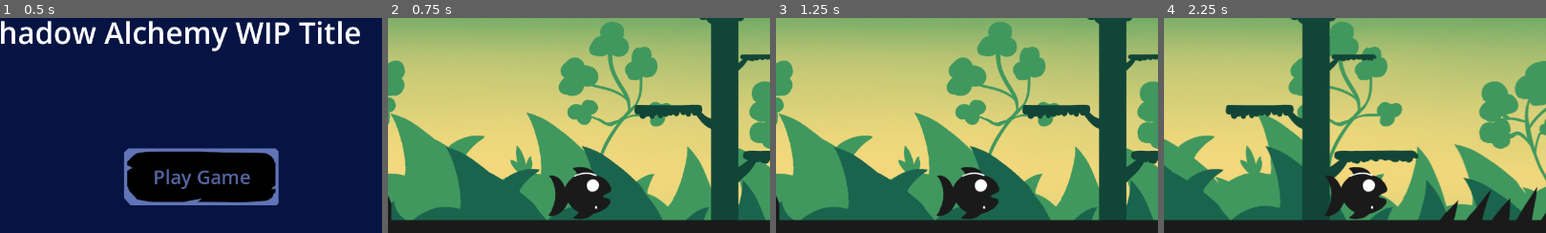
Above: before the commit, frames 1-4 (left to right).
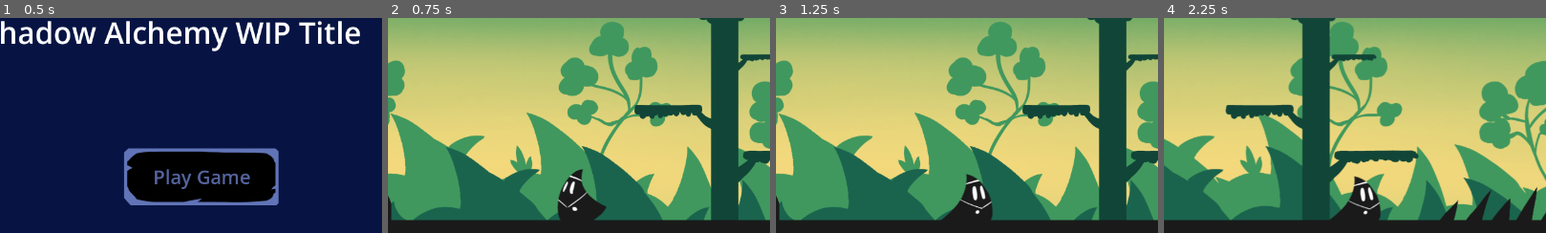
Above: after the commit, the same moments.

Repository: NicholasFlood2000/PirateSoftwareShadowAlchemy
Game: Godot game, scene res://Scenes/MainMenu.tscn
Same seed, same stepped clock (60 frames per second), same inputs: the game is played once before the commit and once after it.
Inputs:
- Up to frame 1 (0.5 s): no input
- Up to frame 2 (0.75 s): click "Play Game" at 0.5 s
- Up to frame 3 (1.25 s): no input
- Up to frame 4 (2.25 s): tap Enter at 1.25 s; hold D (MoveRight) from 1.28 s (still down); tap J (Interact) at 1.35, 2.1 s; tap Space (Jump) at 1.52 s
The pictures show only the part of the screen within x 25-75%, y 9-59%; the shares and areas given below are measured in that part.

Frame 1 is identical in both runs. In frame 2, 1.9% of the frame differs, in the area x 42-59%, y 69-95%; in frame 3, 2.2%; in frame 4, 2.3%.

Commit message:
Quickly fixed the animations

Diff:
--- a/Scenes/Levels/test/TestTest.tscn
+++ b/Scenes/Levels/test/TestTest.tscn
@@ -19,7 +19,7 @@
 [ext_resource type="PackedScene" uid="uid://clanr00r131n7" path="res://Scenes/Objects/PowerFlowers/EarthPowerFlower.tscn" id="16_qdpbp"]
 [ext_resource type="PackedScene" uid="uid://dxs8oe7i6o6lr" path="res://Scenes/Objects/PowerFlowers/WaterPowerFlower.tscn" id="17_15tqw"]
 
-[node name="BaseLevel" instance=ExtResource("1_wranl")]
+[node name="BaseLevel2" instance=ExtResource("1_wranl")]
 
 [node name="TileMap" parent="." index="3"]
 layer_0/z_index = 11
--- a/Scenes/player.tscn
+++ b/Scenes/player.tscn
@@ -133,6 +133,18 @@
 "update": 1,
 "values": [0]
 }
+tracks/10/type = "value"
+tracks/10/imported = false
+tracks/10/enabled = true
+tracks/10/path = NodePath("sprite/player_sprite:visible")
+tracks/10/interp = 1
+tracks/10/loop_wrap = true
+tracks/10/keys = {
+"times": PackedFloat32Array(0),
+"transitions": PackedFloat32Array(1),
+"update": 1,
+"values": [true]
+}
 
 [sub_resource type="Animation" id="Animation_3ocei"]
 resource_name = "climbing"
@@ -208,6 +220,18 @@
 "update": 1,
 "values": [false]
 }
+tracks/6/type = "value"
+tracks/6/imported = false
+tracks/6/enabled = true
+tracks/6/path = NodePath("sprite/player_sprite:visible")
+tracks/6/interp = 1
+tracks/6/loop_wrap = true
+tracks/6/keys = {
+"times": PackedFloat32Array(0),
+"transitions": PackedFloat32Array(1),
+"update": 1,
+"values": [true]
+}
 
 [sub_resource type="Animation" id="Animation_gx30m"]
 resource_name = "climbing_idle"
@@ -282,6 +306,18 @@
 "transitions": PackedFloat32Array(1),
 "update": 1,
 "values": [false]
+}
+tracks/6/type = "value"
+tracks/6/imported = false
+tracks/6/enabled = true
+tracks/6/path = NodePath("sprite/player_sprite:visible")
+tracks/6/interp = 1
+tracks/6/loop_wrap = true
+tracks/6/keys = {
+"times": PackedFloat32Array(0),
+"transitions": PackedFloat32Array(1),
+"update": 1,
+"values": [true]
 }
 
 [sub_resource type="Animation" id="Animation_7cwi4"]
@@ -359,6 +395,111 @@
 "update": 1,
 "values": [false]
 }
+tracks/6/type = "value"
+tracks/6/imported = false
+tracks/6/enabled = true
+tracks/6/path = NodePath("sprite/player_sprite:visible")
+tracks/6/interp = 1
+tracks/6/loop_wrap = true
+tracks/6/keys = {
+"times": PackedFloat32Array(0),
+"transitions": PackedFloat32Array(1),
+"update": 1,
+"values": [true]
+}
+
+[sub_resource type="Animation" id="Animation_bquhx"]
+resource_name = "fish_idle"
+tracks/0/type = "value"
+tracks/0/imported = false
+tracks/0/enabled = true
+tracks/0/path = NodePath("sprite/mole_sprite:visible")
+tracks/0/interp = 1
+tracks/0/loop_wrap = true
+tracks/0/keys = {
+"times": PackedFloat32Array(0),
+"transitions": PackedFloat32Array(1),
+"update": 1,
+"values": [false]
+}
+tracks/1/type = "value"
+tracks/1/imported = false
+tracks/1/enabled = true
+tracks/1/path = NodePath("sprite/fish_sprite:visible")
+tracks/1/interp = 1
+tracks/1/loop_wrap = true
+tracks/1/keys = {
+"times": PackedFloat32Array(0),
+"transitions": PackedFloat32Array(1),
+"update": 1,
+"values": [true]
+}
+tracks/2/type = "value"
+tracks/2/imported = false
+tracks/2/enabled = true
+tracks/2/path = NodePath("sprite/player_sprite:visible")
+tracks/2/interp = 1
+tracks/2/loop_wrap = true
+tracks/2/keys = {
+"times": PackedFloat32Array(0),
+"transitions": PackedFloat32Array(1),
+"update": 1,
+"values": [false]
+}
+
+[sub_resource type="Animation" id="Animation_pej5s"]
+resource_name = "fish_swim"
+length = 0.2
+loop_mode = 1
+step = 0.05
+tracks/0/type = "value"
+tracks/0/imported = false
+tracks/0/enabled = true
+tracks/0/path = NodePath("sprite/mole_sprite:visible")
+tracks/0/interp = 1
+tracks/0/loop_wrap = true
+tracks/0/keys = {
+"times": PackedFloat32Array(0),
+"transitions": PackedFloat32Array(1),
+"update": 1,
+"values": [false]
+}
+tracks/1/type = "value"
+tracks/1/imported = false
+tracks/1/enabled = true
+tracks/1/path = NodePath("sprite/fish_sprite:visible")
+tracks/1/interp = 1
+tracks/1/loop_wrap = true
+tracks/1/keys = {
+"times": PackedFloat32Array(0),
+"transitions": PackedFloat32Array(1),
+"update": 1,
+"values": [true]
+}
+tracks/2/type = "value"
+tracks/2/imported = false
+tracks/2/enabled = true
+tracks/2/path = NodePath("sprite/fish_sprite/FinsSheet:frame")
+tracks/2/interp = 1
+tracks/2/loop_wrap = true
+tracks/2/keys = {
+"times": PackedFloat32Array(0, 0.05, 0.1, 0.15),
+"transitions": PackedFloat32Array(1, 1, 1, 1),
+"update": 1,
+"values": [0, 1, 2, 1]
+}
+tracks/3/type = "value"
+tracks/3/imported = false
+tracks/3/enabled = true
+tracks/3/path = NodePath("sprite/player_sprite:visible")
+tracks/3/interp = 1
+tracks/3/loop_wrap = true
+tracks/3/keys = {
+"times": PackedFloat32Array(0),
+"transitions": PackedFloat32Array(1),
+"update": 1,
+"values": [false]
+}
 
 [sub_resource type="Animation" id="Animation_o2tiu"]
 resource_name = "idle"
@@ -446,6 +587,18 @@
 "update": 1,
 "values": [false]
 }
+tracks/7/type = "value"
+tracks/7/imported = false
+tracks/7/enabled = true
+tracks/7/path = NodePath("sprite/player_sprite:visible")
+tracks/7/interp = 1
+tracks/7/loop_wrap = true
+tracks/7/keys = {
+"times": PackedFloat32Array(0),
+"transitions": PackedFloat32Array(1),
+"update": 1,
+"values": [true]
+}
 
 [sub_resource type="Animation" id="Animation_d1fjj"]
 resource_name = "jump"
@@ -533,207 +686,13 @@
 "update": 1,
 "values": [false]
 }
-
-[sub_resource type="Animation" id="Animation_dq5bj"]
-resource_name = "turn_around"
-length = 0.55
-step = 0.05
-tracks/0/type = "value"
-tracks/0/imported = false
-tracks/0/enabled = true
-tracks/0/path = NodePath("sprite/player_sprite:frame")
-tracks/0/interp = 1
-tracks/0/loop_wrap = true
-tracks/0/keys = {
-"times": PackedFloat32Array(0, 0.15, 0.25, 0.4, 0.5),
-"transitions": PackedFloat32Array(1, 1, 1, 1, 1),
-"update": 1,
-"values": [4, 5, 6, 7, 0]
-}
-tracks/1/type = "value"
-tracks/1/imported = false
-tracks/1/enabled = true
-tracks/1/path = NodePath("sprite/player_sprite:rotation")
-tracks/1/interp = 1
-tracks/1/loop_wrap = true
-tracks/1/keys = {
-"times": PackedFloat32Array(0),
-"transitions": PackedFloat32Array(1),
-"update": 0,
-"values": [0.0]
-}
-tracks/2/type = "value"
-tracks/2/imported = false
-tracks/2/enabled = true
-tracks/2/path = NodePath("sprite/player_sprite:position")
-tracks/2/interp = 1
-tracks/2/loop_wrap = true
-tracks/2/keys = {
-"times": PackedFloat32Array(0),
-"transitions": PackedFloat32Array(1),
-"update": 0,
-"values": [Vector2(0, 0)]
-}
-tracks/3/type = "value"
-tracks/3/imported = false
-tracks/3/enabled = true
-tracks/3/path = NodePath("sprite/player_sprite:scale")
-tracks/3/interp = 1
-tracks/3/loop_wrap = true
-tracks/3/keys = {
-"times": PackedFloat32Array(0),
-"transitions": PackedFloat32Array(1),
-"update": 0,
-"values": [Vector2(1, 1)]
-}
-tracks/4/type = "value"
-tracks/4/imported = false
-tracks/4/enabled = true
-tracks/4/path = NodePath("sprite/player_sprite:flip_h")
-tracks/4/interp = 1
-tracks/4/loop_wrap = true
-tracks/4/keys = {
-"times": PackedFloat32Array(0, 0.5),
-"transitions": PackedFloat32Array(1, 1),
-"update": 1,
-"values": [true, false]
-}
-tracks/5/type = "value"
-tracks/5/imported = false
-tracks/5/enabled = true
-tracks/5/path = NodePath("sprite/mole_sprite:visible")
-tracks/5/interp = 1
-tracks/5/loop_wrap = true
-tracks/5/keys = {
-"times": PackedFloat32Array(0),
-"transitions": PackedFloat32Array(1),
-"update": 1,
-"values": [false]
-}
-tracks/6/type = "value"
-tracks/6/imported = false
-tracks/6/enabled = true
-tracks/6/path = NodePath("sprite/fish_sprite:visible")
-tracks/6/interp = 1
-tracks/6/loop_wrap = true
-tracks/6/keys = {
-"times": PackedFloat32Array(0),
-"transitions": PackedFloat32Array(1),
-"update": 1,
-"values": [false]
-}
-
-[sub_resource type="Animation" id="Animation_b7g7h"]
-resource_name = "walk"
-length = 0.4
-loop_mode = 1
-step = 0.05
-tracks/0/type = "value"
-tracks/0/imported = false
-tracks/0/enabled = true
-tracks/0/path = NodePath("sprite/player_sprite:frame")
-tracks/0/interp = 1
-tracks/0/loop_wrap = true
-tracks/0/keys = {
-"times": PackedFloat32Array(0),
-"transitions": PackedFloat32Array(1),
-"update": 1,
-"values": [0]
-}
-tracks/1/type = "value"
-tracks/1/imported = false
-tracks/1/enabled = true
-tracks/1/path = NodePath("sprite/player_sprite:scale")
-tracks/1/interp = 1
-tracks/1/loop_wrap = true
-tracks/1/keys = {
-"times": PackedFloat32Array(0, 0.1, 0.15, 0.3, 0.35),
-"transitions": PackedFloat32Array(2, -0.5, -0.5, 0.5, 0.5),
-"update": 0,
-"values": [Vector2(1, 1), Vector2(1, 0.9), Vector2(1, 0.9), Vector2(1, 1), Vector2(1, 1)]
-}
-tracks/2/type = "value"
-tracks/2/imported = false
-tracks/2/enabled = true
-tracks/2/path = NodePath("sprite/player_sprite:position")
-tracks/2/interp = 1
-tracks/2/loop_wrap = true
-tracks/2/keys = {
-"times": PackedFloat32Array(0, 0.1, 0.15, 0.3, 0.35),
-"transitions": PackedFloat32Array(2, -0.5, -0.5, 0.5, 0.5),
-"update": 0,
-"values": [Vector2(0, 0), Vector2(0, 5), Vector2(0, 5), Vector2(0, 0), Vector2(0, 0)]
-}
-tracks/3/type = "value"
-tracks/3/imported = false
-tracks/3/enabled = true
-tracks/3/path = NodePath("sprite/player_sprite:rotation")
-tracks/3/interp = 1
-tracks/3/loop_wrap = true
-tracks/3/keys = {
-"times": PackedFloat32Array(0),
-"transitions": PackedFloat32Array(1),
-"update": 0,
-"values": [0.0]
-}
-tracks/4/type = "value"
-tracks/4/imported = false
-tracks/4/enabled = true
-tracks/4/path = NodePath("sprite/player_sprite:flip_h")
-tracks/4/interp = 1
-tracks/4/loop_wrap = true
-tracks/4/keys = {
-"times": PackedFloat32Array(0),
-"transitions": PackedFloat32Array(1),
-"update": 1,
-"values": [false]
-}
-tracks/5/type = "value"
-tracks/5/imported = false
-tracks/5/enabled = true
-tracks/5/path = NodePath("sprite/mole_sprite:visible")
-tracks/5/interp = 1
-tracks/5/loop_wrap = true
-tracks/5/keys = {
-"times": PackedFloat32Array(0),
-"transitions": PackedFloat32Array(1),
-"update": 1,
-"values": [false]
-}
-tracks/6/type = "value"
-tracks/6/imported = false
-tracks/6/enabled = true
-tracks/6/path = NodePath("sprite/fish_sprite:visible")
-tracks/6/interp = 1
-tracks/6/loop_wrap = true
-tracks/6/keys = {
-"times": PackedFloat32Array(0),
-"transitions": PackedFloat32Array(1),
-"update": 1,
-"values": [false]
-}
-
-[sub_resource type="Animation" id="Animation_bquhx"]
-resource_name = "fish_idle"
-tracks/0/type = "value"
-tracks/0/imported = false
-tracks/0/enabled = true
-tracks/0/path = NodePath("sprite/mole_sprite:visible")
-tracks/0/interp = 1
-tracks/0/loop_wrap = true
-tracks/0/keys = {
-"times": PackedFloat32Array(0),
-"transitions": PackedFloat32Array(1),
-"update": 1,
-"values": [false]
-}
-tracks/1/type = "value"
-tracks/1/imported = false
-tracks/1/enabled = true
-tracks/1/path = NodePath("sprite/fish_sprite:visible")
-tracks/1/interp = 1
-tracks/1/loop_wrap = true
-tracks/1/keys = {
+tracks/7/type = "value"
+tracks/7/imported = false
+tracks/7/enabled = true
+tracks/7/path = NodePath("sprite/player_sprite:visible")
+tracks/7/interp = 1
+tracks/7/loop_wrap = true
+tracks/7/keys = {
 "times": PackedFloat32Array(0),
 "transitions": PackedFloat32Array(1),
 "update": 1,
@@ -785,6 +744,18 @@
 tracks/3/interp = 1
 tracks/3/loop_wrap = true
 tracks/3/keys = {
+"times": PackedFloat32Array(0),
+"transitions": PackedFloat32Array(1),
+"update": 1,
+"values": [false]
+}
+tracks/4/type = "value"
+tracks/4/imported = false
+tracks/4/enabled = true
+tracks/4/path = NodePath("sprite/player_sprite:visible")
+tracks/4/interp = 1
+tracks/4/loop_wrap = true
+tracks/4/keys = {
 "times": PackedFloat32Array(0),
 "transitions": PackedFloat32Array(1),
 "update": 1,
@@ -844,47 +815,220 @@
 "update": 1,
 "values": [false]
 }
-
-[sub_resource type="Animation" id="Animation_pej5s"]
-resource_name = "fish_swim"
-length = 0.2
+tracks/4/type = "value"
+tracks/4/imported = false
+tracks/4/enabled = true
+tracks/4/path = NodePath("sprite/player_sprite:visible")
+tracks/4/interp = 1
+tracks/4/loop_wrap = true
+tracks/4/keys = {
+"times": PackedFloat32Array(0),
+"transitions": PackedFloat32Array(1),
+"update": 1,
+"values": [false]
+}
+
+[sub_resource type="Animation" id="Animation_dq5bj"]
+resource_name = "turn_around"
+length = 0.55
+step = 0.05
+tracks/0/type = "value"
+tracks/0/imported = false
+tracks/0/enabled = true
+tracks/0/path = NodePath("sprite/player_sprite:frame")
+tracks/0/interp = 1
+tracks/0/loop_wrap = true
+tracks/0/keys = {
+"times": PackedFloat32Array(0, 0.15, 0.25, 0.4, 0.5),
+"transitions": PackedFloat32Array(1, 1, 1, 1, 1),
+"update": 1,
+"values": [4, 5, 6, 7, 0]
+}
+tracks/1/type = "value"
+tracks/1/imported = false
+tracks/1/enabled = true
+tracks/1/path = NodePath("sprite/player_sprite:rotation")
+tracks/1/interp = 1
+tracks/1/loop_wrap = true
+tracks/1/keys = {
+"times": PackedFloat32Array(0),
+"transitions": PackedFloat32Array(1),
+"update": 0,
+"values": [0.0]
+}
+tracks/2/type = "value"
+tracks/2/imported = false
+tracks/2/enabled = true
+tracks/2/path = NodePath("sprite/player_sprite:position")
+tracks/2/interp = 1
+tracks/2/loop_wrap = true
+tracks/2/keys = {
+"times": PackedFloat32Array(0),
+"transitions": PackedFloat32Array(1),
+"update": 0,
+"values": [Vector2(0, 0)]
+}
+tracks/3/type = "value"
+tracks/3/imported = false
+tracks/3/enabled = true
+tracks/3/path = NodePath("sprite/player_sprite:scale")
+tracks/3/interp = 1
+tracks/3/loop_wrap = true
+tracks/3/keys = {
+"times": PackedFloat32Array(0),
+"transitions": PackedFloat32Array(1),
+"update": 0,
+"values": [Vector2(1, 1)]
+}
+tracks/4/type = "value"
+tracks/4/imported = false
+tracks/4/enabled = true
+tracks/4/path = NodePath("sprite/player_sprite:flip_h")
+tracks/4/interp = 1
+tracks/4/loop_wrap = true
+tracks/4/keys = {
+"times": PackedFloat32Array(0, 0.5),
+"transitions": PackedFloat32Array(1, 1),
+"update": 1,
+"values": [true, false]
+}
+tracks/5/type = "value"
+tracks/5/imported = false
+tracks/5/enabled = true
+tracks/5/path = NodePath("sprite/mole_sprite:visible")
+tracks/5/interp = 1
+tracks/5/loop_wrap = true
+tracks/5/keys = {
+"times": PackedFloat32Array(0),
+"transitions": PackedFloat32Array(1),
+"update": 1,
+"values": [false]
+}
+tracks/6/type = "value"
+tracks/6/imported = false
+tracks/6/enabled = true
+tracks/6/path = NodePath("sprite/fish_sprite:visible")
+tracks/6/interp = 1
+tracks/6/loop_wrap = true
+tracks/6/keys = {
+"times": PackedFloat32Array(0),
+"transitions": PackedFloat32Array(1),
+"update": 1,
+"values": [false]
+}
+tracks/7/type = "value"
+tracks/7/imported = false
+tracks/7/enabled = true
+tracks/7/path = NodePath("sprite/player_sprite:visible")
+tracks/7/interp = 1
+tracks/7/loop_wrap = true
+tracks/7/keys = {
+"times": PackedFloat32Array(0),
+"transitions": PackedFloat32Array(1),
+"update": 1,
+"values": [true]
+}
+
+[sub_resource type="Animation" id="Animation_b7g7h"]
+resource_name = "walk"
+length = 0.4
 loop_mode = 1
 step = 0.05
 tracks/0/type = "value"
 tracks/0/imported = false
 tracks/0/enabled = true
-tracks/0/path = NodePath("sprite/mole_sprite:visible")
+tracks/0/path = NodePath("sprite/player_sprite:frame")
 tracks/0/interp = 1
 tracks/0/loop_wrap = true
 tracks/0/keys = {
 "times": PackedFloat32Array(0),
 "transitions": PackedFloat32Array(1),
 "update": 1,
-"values": [false]
+"values": [0]
 }
 tracks/1/type = "value"
 tracks/1/imported = false
 tracks/1/enabled = true
-tracks/1/path = NodePath("sprite/fish_sprite:visible")
+tracks/1/path = NodePath("sprite/player_sprite:scale")
 tracks/1/interp = 1
 tracks/1/loop_wrap = true
 tracks/1/keys = {
-"times": PackedFloat32Array(0),
-"transitions": PackedFloat32Array(1),
-"update": 1,
-"values": [true]
+"times": PackedFloat32Array(0, 0.1, 0.15, 0.3, 0.35),
+"transitions": PackedFloat32Array(2, -0.5, -0.5, 0.5, 0.5),
+"update": 0,
+"values": [Vector2(1, 1), Vector2(1, 0.9), Vector2(1, 0.9), Vector2(1, 1), Vector2(1, 1)]
 }
 tracks/2/type = "value"
 tracks/2/imported = false
 tracks/2/enabled = true
-tracks/2/path = NodePath("sprite/fish_sprite/FinsSheet:frame")
+tracks/2/path = NodePath("sprite/player_sprite:position")
 tracks/2/interp = 1
 tracks/2/loop_wrap = true
 tracks/2/keys = {
-"times": PackedFloat32Array(0, 0.05, 0.1, 0.15),
-"transitions": PackedFloat32Array(1, 1, 1, 1),
-"update": 1,
-"values": [0, 1, 2, 1]
+"times": PackedFloat32Array(0, 0.1, 0.15, 0.3, 0.35),
+"transitions": PackedFloat32Array(2, -0.5, -0.5, 0.5, 0.5),
+"update": 0,
+"values": [Vector2(0, 0), Vector2(0, 5), Vector2(0, 5), Vector2(0, 0), Vector2(0, 0)]
+}
+tracks/3/type = "value"
+tracks/3/imported = false
+tracks/3/enabled = true
+tracks/3/path = NodePath("sprite/player_sprite:rotation")
+tracks/3/interp = 1
+tracks/3/loop_wrap = true
+tracks/3/keys = {
+"times": PackedFloat32Array(0),
+"transitions": PackedFloat32Array(1),
+"update": 0,
+"values": [0.0]
+}
+tracks/4/type = "value"
+tracks/4/imported = false
+tracks/4/enabled = true
+tracks/4/path = NodePath("sprite/player_sprite:flip_h")
+tracks/4/interp = 1
+tracks/4/loop_wrap = true
+tracks/4/keys = {
+"times": PackedFloat32Array(0),
+"transitions": PackedFloat32Array(1),
+"update": 1,
+"values": [false]
+}
+tracks/5/type = "value"
+tracks/5/imported = false
+tracks/5/enabled = true
+tracks/5/path = NodePath("sprite/mole_sprite:visible")
+tracks/5/interp = 1
+tracks/5/loop_wrap = true
+tracks/5/keys = {
+"times": PackedFloat32Array(0),
+"transitions": PackedFloat32Array(1),
+"update": 1,
+"values": [false]
+}
+tracks/6/type = "value"
+tracks/6/imported = false
+tracks/6/enabled = true
+tracks/6/path = NodePath("sprite/fish_sprite:visible")
+tracks/6/interp = 1
+tracks/6/loop_wrap = true
+tracks/6/keys = {
+"times": PackedFloat32Array(0),
+"transitions": PackedFloat32Array(1),
+"update": 1,
+"values": [false]
+}
+tracks/7/type = "value"
+tracks/7/imported = false
+tracks/7/enabled = true
+tracks/7/path = NodePath("sprite/player_sprite:visible")
+tracks/7/interp = 1
+tracks/7/loop_wrap = true
+tracks/7/keys = {
+"times": PackedFloat32Array(0),
+"transitions": PackedFloat32Array(1),
+"update": 1,
+"values": [true]
 }
 
 [sub_resource type="AnimationLibrary" id="AnimationLibrary_3y805"]
@@ -998,7 +1142,6 @@
 [node name="sprite" type="Node2D" parent="."]
 
 [node name="player_sprite" type="Sprite2D" parent="sprite"]
-visible = false
 texture = ExtResource("2_2ht03")
 flip_h = true
 hframes = 9
@@ -1035,7 +1178,6 @@
 }
 
 [node name="AnimationTree" type="AnimationTree" parent="."]
-active = false
 tree_root = SubResource("AnimationNodeStateMachine_o2k5k")
 anim_player = NodePath("../AnimationPlayer")
 
